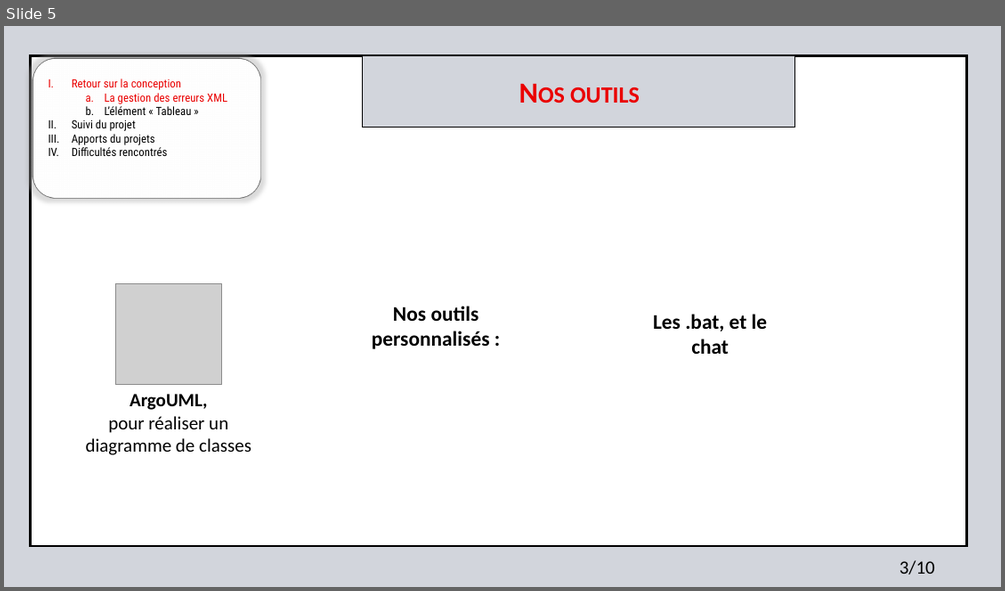
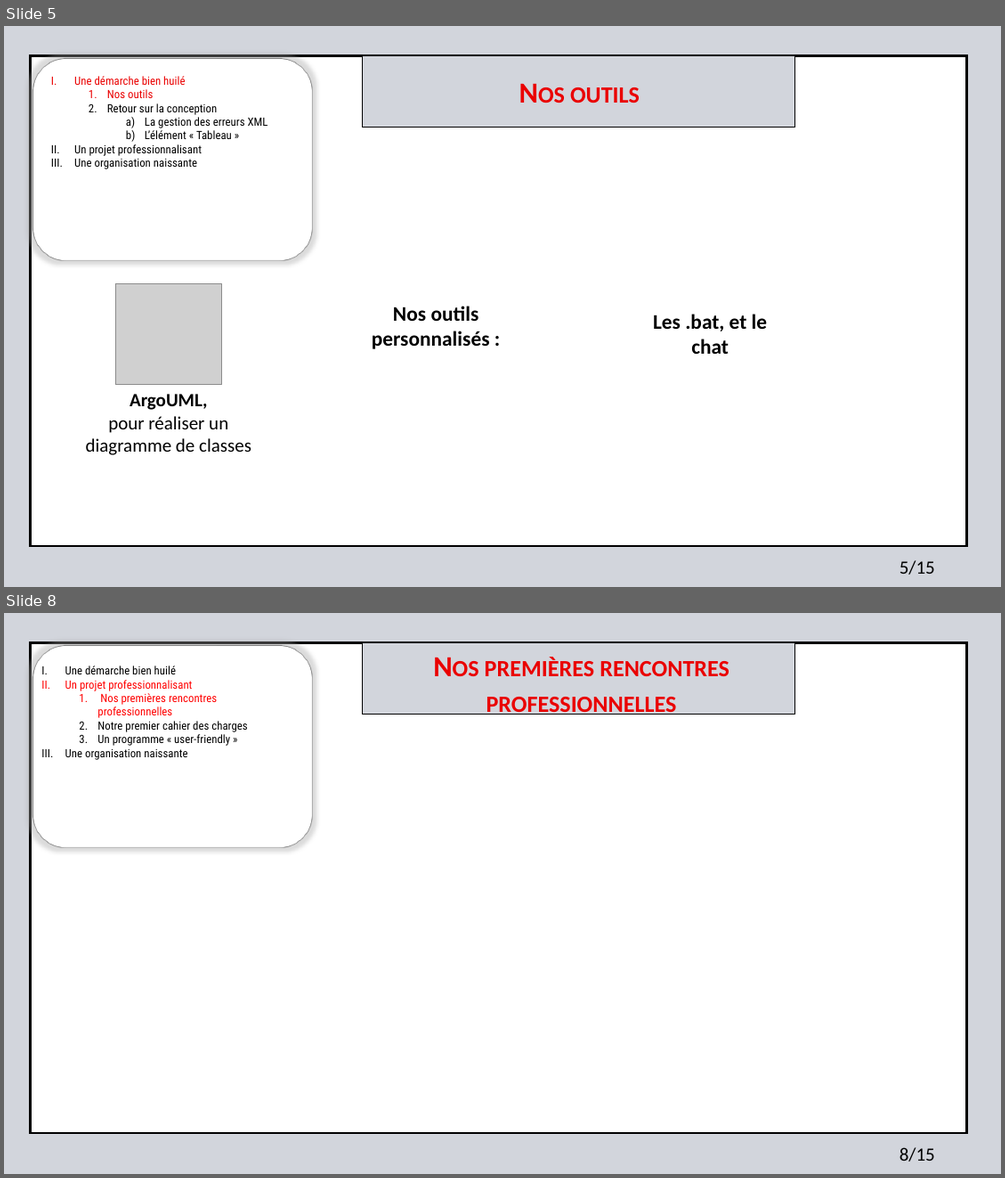
Before and after one commit to jonatjano/formulaire, a slide deck: text/Diaporama_Soutenance_projet_tutore_Bernouy_Deloison_Dewilde_Malet_Selle.pptx. Shown one above the other, each under a label of ours: slide 5 before the commit, slides 5 and 8 after it; the slides between them are not shown. The pictures are 1005x591 and 1005x1178 pixels, drawn with LibreOffice and Linux fonts; fonts in the diff are those of the drawing; grey boxes stand for pictures; background and template pictures are left out. Boxes give left, top, right and bottom in pixels: in the first picture for what was removed or moved away, otherwise in the second. Text is boxed around its words. In the diff, an @@ line names an element or a change of style, - is before the commit and + after.

```diff
--- a/text/Diaporama_Soutenance_projet_tutore_Bernouy_Deloison_Dewilde_Malet_Selle.pptx
+++ b/text/Diaporama_Soutenance_projet_tutore_Bernouy_Deloison_Dewilde_Malet_Selle.pptx
@@ slide 8 added at [4,613,1001,1174], background #D2D5DC; not listed: 4 template elements that a slide beside it also shows @@
@@ text added at [65,666,247,760], 11 pt, text #000000 @@
+I. Une démarche bien huilé
+II. Un projet professionnalisant
+  1. Nos premières rencontres professionnelles
+  2. Notre premier cahier des charges
+  3. Un programme « user-friendly »
+III. Une organisation naissante
@@ text added at [485,657,729,717], 28 pt, text #EA0000, bold, small capitals @@
+Nos premières rencontres professionnelles
@@ text added at [899,1147,935,1161], 18 pt, text #000000 @@
+8/15
@@ slide 5 changed as well @@
@@ rounded rectangle removed at [32,58,260,198] @@
@@ rounded rectangle added at [32,58,311,260], fill #FFFFFF, outline #000000 1 pt @@
@@ text at [74,76,185,85]: paragraphs added @@
+I. Une démarche bien huilé
+  1. Nos outils
@@ text at [107,103,268,139]: text colour #EA0000 to #000000 in "Retour sur la conception", "La gestion des erreurs XML"; bullet I. to 1.; list level 1 to 2 in "Retour sur la conception"; bullet a. to a); list level 2 to 3 in "La gestion des erreurs XML"; list level 2 to 3 in "L’élément « Tableau »" @@
@@ text at [74,144,202,169]: text changed @@
-II. Suivi du projet
-III. Apports du projets
-IV. Difficultés rencontrés
+II. Un projet professionnalisant
+III. Une organisation naissante
@@ text at [899,560,935,574]: text changed @@
-3/10
+5/15
```
Also in this commit, not shown: 7 other slides changed, 6 other slides added, 1 slide removed.
